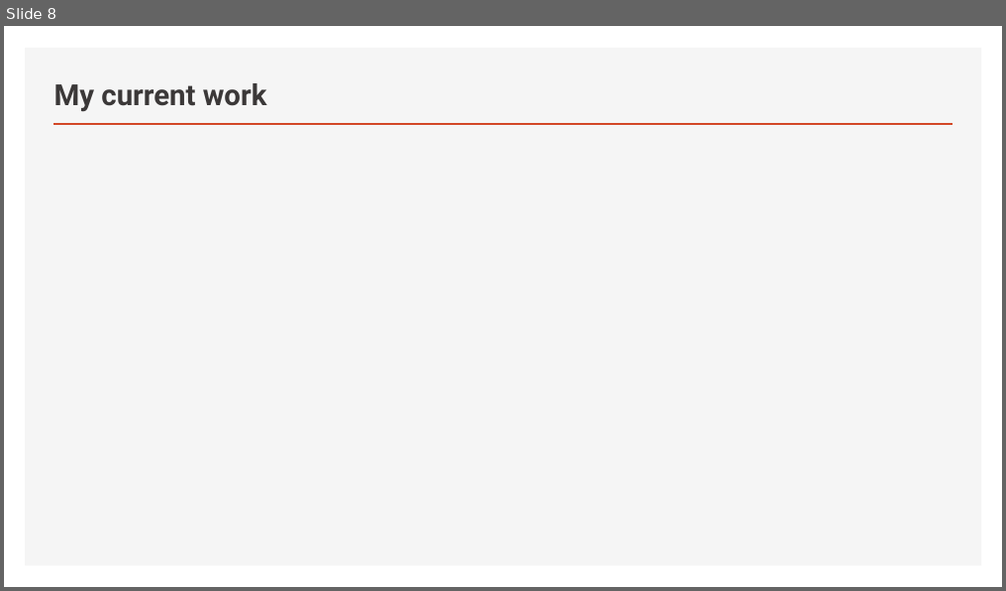
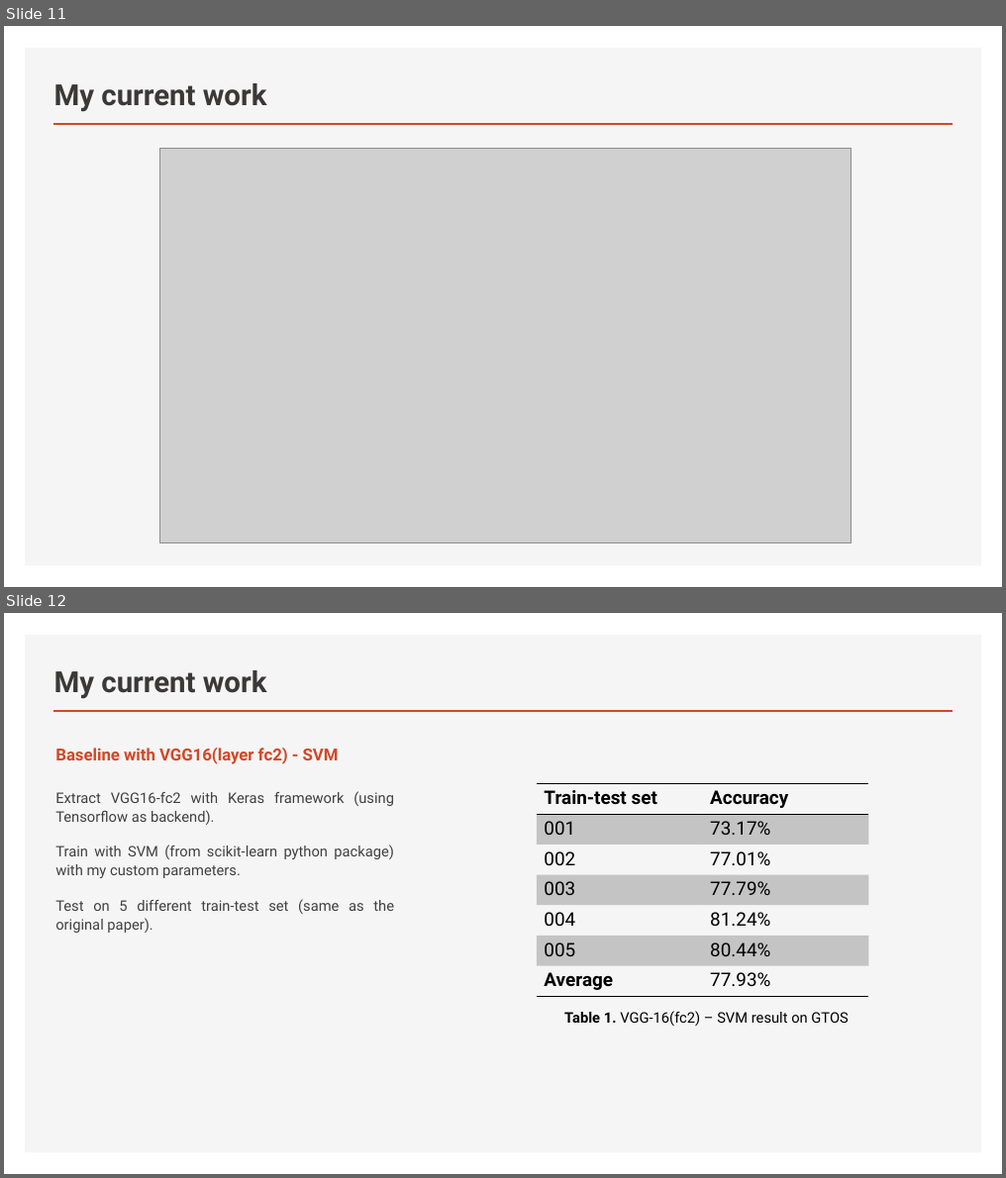
Before and after one commit to truongphucanh/material-classification, a slide deck: summary/slides/main.pptx. Shown one above the other, each under a label of ours: slide 8 before the commit, slides 11 and 12 after it. The pictures are 1006x591 and 1006x1178 pixels, drawn with LibreOffice and Linux fonts; fonts in the diff are those of the drawing; grey boxes stand for pictures. Boxes give left, top, right and bottom in pixels: in the first picture for what was removed or moved away, otherwise in the second. Text is boxed around its words. In the diff, an @@ line names an element or a change of style, - is before the commit and + after.

```diff
--- a/summary/slides/main.pptx
+++ b/summary/slides/main.pptx
@@ slide 12 added at (4,613,1002,1174), background #FFFFFF; not listed: 2 template elements that a slide beside it also shows @@
@@ title added at (54,670,267,699), 28 pt, text #3B3838, bold @@
+My current work
@@ text added at (55,748,339,764), 16 pt, text #D24726, bold @@
+Baseline with VGG16(layer fc2) - SVM
@@ table added at (537,783,869,996), 7 rows, 2 columns @@
+Train-test set | Accuracy
+001 | 73.17%
+002 | 77.01%
+003 | 77.79%
+004 | 81.24%
+005 | 80.44%
+Average | 77.93%
@@ text added at (55,791,394,933), 14 pt, text #404040 @@
+Extract VGG16-fc2 with Keras framework (using Tensorflow as backend).
+Train with SVM (from scikit-learn python package) with my custom parameters.
+Test on 5 different train-test set (same as the original paper).
@@ text added at (564,1011,847,1026), 14 pt, text #000000 @@
+Table 1. VGG-16(fc2) – SVM result on GTOS
@@ what was slide 8 is now slide 11 @@
@@ slide 11 changed as well @@
@@ background #1F1F1F to #FFFFFF @@
@@ picture added at (159,149,850,544) @@
```
Also in this commit, not shown: 11 other slides changed, 4 other slides added, 4 slides removed.
